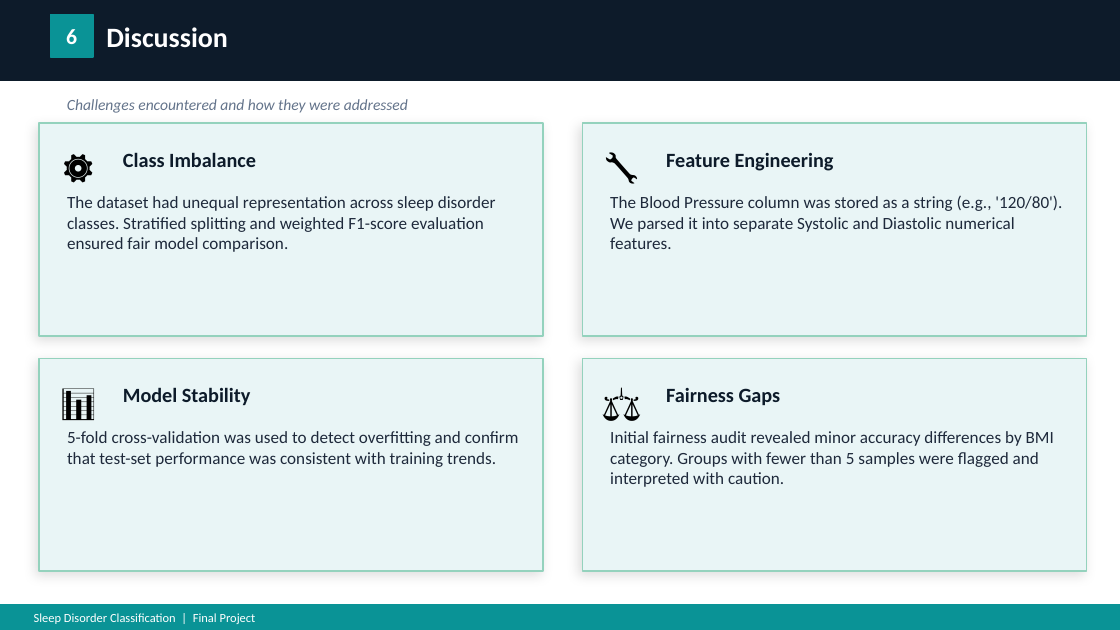
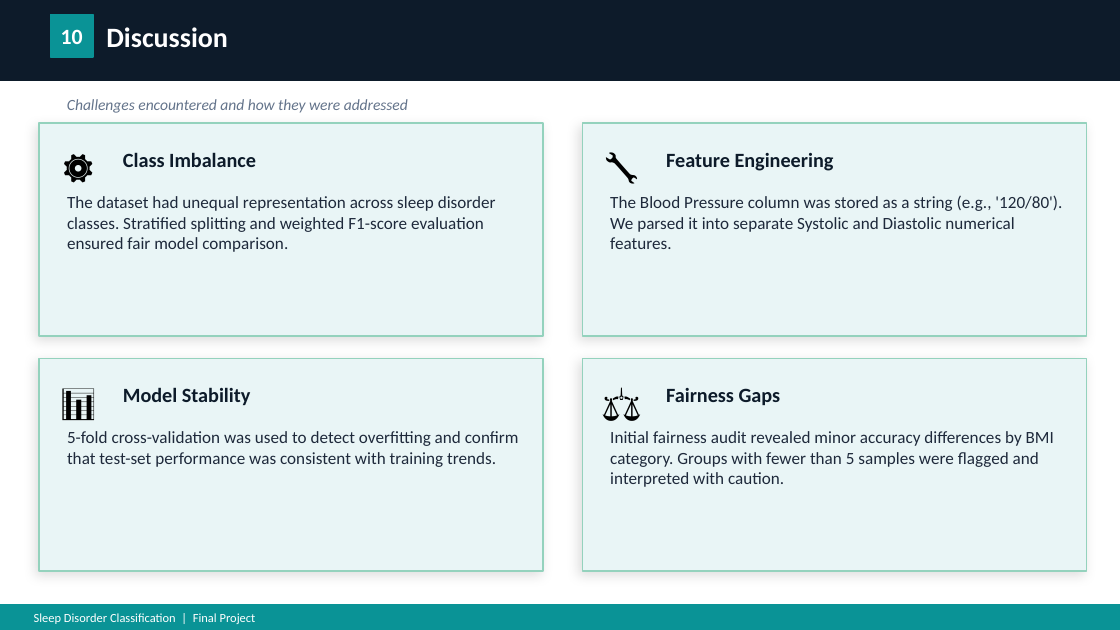
Before and after one commit to jpierre-7/ITAI_1371_ML_Course, a slide deck: slide 11 of final_project/sleep_disorder_presentation.pptx (slide 7 before the commit). Drawn at 1120x630 pixels with LibreOffice and Linux fonts; fonts in the diff are those of the drawing. Boxes give left, top, right and bottom in pixels: in the first picture for what was removed or moved away, otherwise in the second. Text is boxed around its words. In the diff, an @@ line names an element or a change of style, - is before the commit and + after.

```diff
--- a/final_project/sleep_disorder_presentation.pptx
+++ b/final_project/sleep_disorder_presentation.pptx
@@ text at (61, 29, 83, 44): text changed @@
-6
+10
```
Also in this commit, not shown: 7 other slides changed, 4 slides added.
